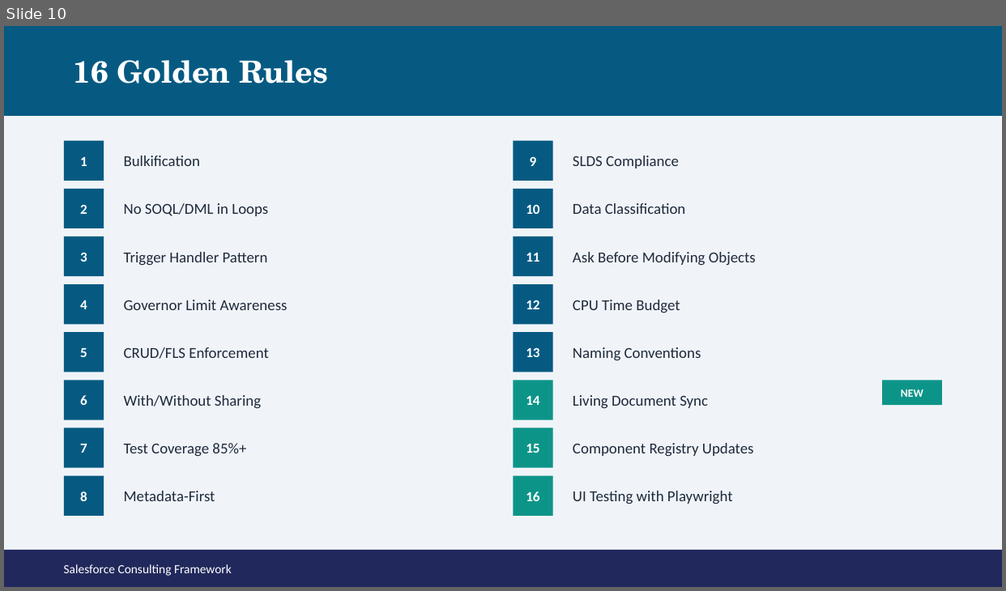
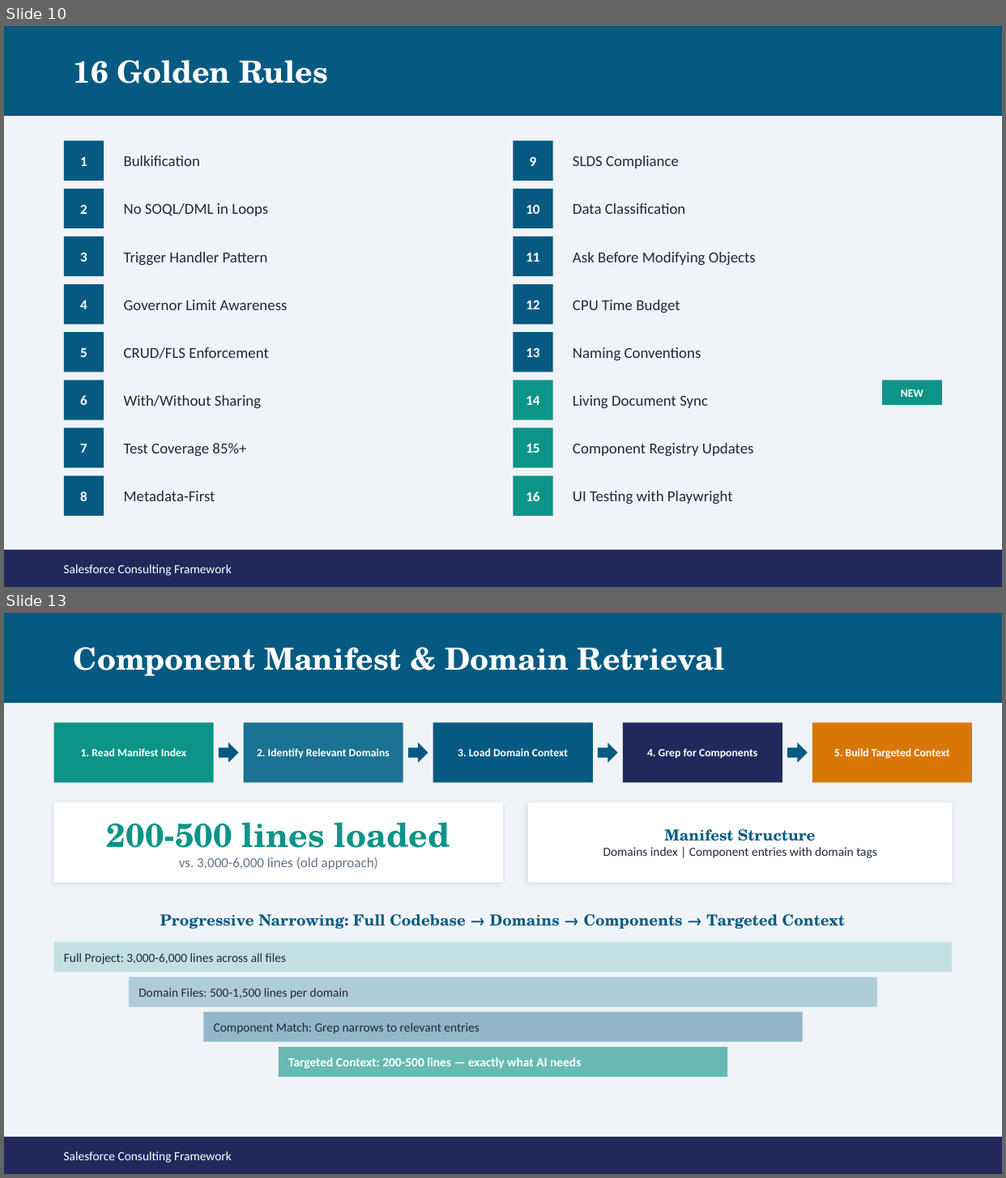
Before and after one commit to Mar5929/sf-consulting-framework, a slide deck: reference/salesforce-consulting-frameworkV2.pptx. Shown one above the other, each under a label of ours: slide 10 before the commit, slides 10 and 13 after it; the slides between them are not shown. The pictures are 1006x591 and 1006x1178 pixels, drawn with LibreOffice and Linux fonts; fonts in the diff are those of the drawing. Boxes give left, top, right and bottom in pixels: in the first picture for what was removed or moved away, otherwise in the second. Text is boxed around its words. In the diff, an @@ line names an element or a change of style, - is before the commit and + after.

Commit message:
feat: Enhance Salesforce Framework with Sprint Workflow and Development Skills
- Added new skills for listing projects and issues in settings.local.json.
- Introduced a new Sprint Workflow card in index.html for persona-based application flows.
- Updated Salesforce Consulting Framework presentation with new content.
- Revised the Salesforce Architect & Solutioning skill documentation for clarity and accuracy.
- Created a new JavaScript data file for Sprint Workflow persona flows.
- Implemented a new HTML file for Sprint Workflow visualization.
- Established a new skill for Salesforce Development, detailing implementation processes and best practices.

```diff
--- a/reference/salesforce-consulting-frameworkV2.pptx
+++ b/reference/salesforce-consulting-frameworkV2.pptx
@@ slide 13 added at (4, 613, 1002, 1174), background #F0F4F8 @@
@@ rectangle added at (4, 613, 1002, 703), fill #065A82 @@
@@ text added at (74, 647, 725, 676), 22 pt, text #FFFFFF, bold @@
+Component Manifest & Domain Retrieval
@@ rectangle added at (54, 723, 214, 782), fill #0D9488, 8 pt, text #FFFFFF, bold @@
+1. Read Manifest Index
@@ rectangle added at (244, 723, 403, 782), fill #1C7293, 8 pt, text #FFFFFF, bold @@
+2. Identify Relevant Domains
@@ rectangle added at (433, 723, 593, 782), fill #065A82, 8 pt, text #FFFFFF, bold @@
+3. Load Domain Context
@@ rectangle added at (623, 723, 782, 782), fill #21295C, 8 pt, text #FFFFFF, bold @@
+4. Grep for Components
@@ rectangle added at (812, 723, 972, 782), fill #D97706, 8 pt, text #FFFFFF, bold @@
+5. Build Targeted Context
@@ right arrow added at (219, 743, 239, 763), fill #065A82 @@
@@ right arrow added at (408, 743, 428, 763), fill #065A82 @@
@@ right arrow added at (598, 743, 618, 763), fill #065A82 @@
@@ right arrow added at (787, 743, 808, 763), fill #065A82 @@
@@ rectangle added at (54, 803, 503, 883), fill #FFFFFF, 10 pt, text #64748B @@
+200-500 lines loaded
+vs. 3,000-6,000 lines (old approach)
@@ rectangle added at (528, 803, 952, 883), fill #FFFFFF, 9 pt, text #1E293B @@
+Manifest Structure
+Domains index | Component entries with domain tags
@@ text added at (160, 914, 845, 929), 11 pt, text #065A82, bold @@
+Progressive Narrowing: Full Codebase → Domains → Components → Targeted Context
@@ rectangle added at (54, 943, 952, 973), fill #0D9488 at 20% opacity, 9 pt, text #1E293B @@
+Full Project: 3,000-6,000 lines across all files
@@ rectangle added at (129, 977, 877, 1007), fill #1C7293 at 30% opacity, 9 pt, text #1E293B @@
+Domain Files: 500-1,500 lines per domain
@@ rectangle added at (203, 1012, 803, 1042), fill #065A82 at 40% opacity, 9 pt, text #1E293B @@
+Component Match: Grep narrows to relevant entries
@@ rectangle added at (279, 1047, 727, 1077), fill #0D9488 at 60% opacity, 9 pt, text #FFFFFF, bold @@
+Targeted Context: 200-500 lines — exactly what AI needs
@@ rectangle added at (4, 1137, 1002, 1174), fill #21295C @@
@@ text added at (64, 1152, 232, 1163), 9 pt, text #FFFFFF @@
+Salesforce Consulting Framework
```
Also in this commit, not shown: 6 slides changed, 2 other slides added, 6 other files.
